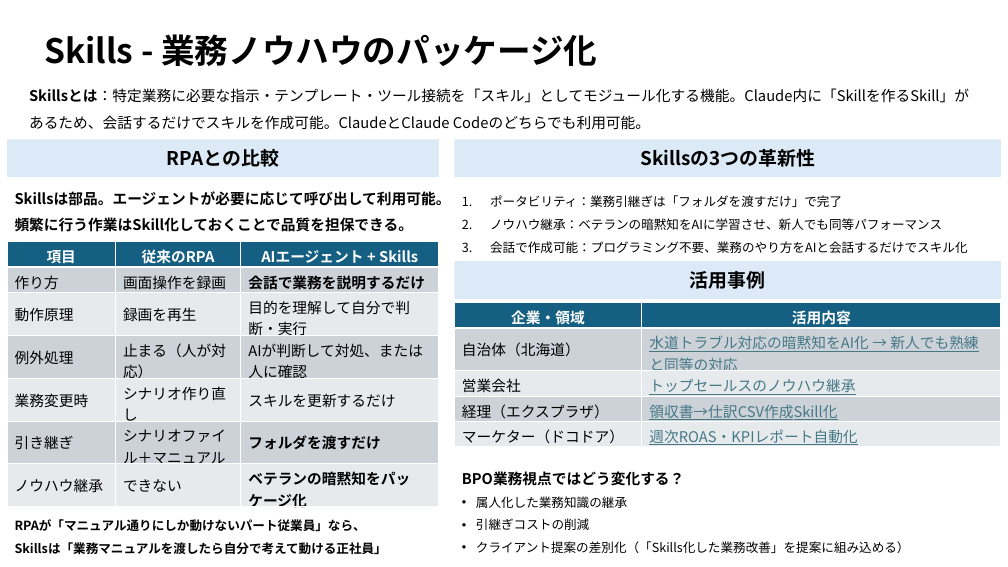
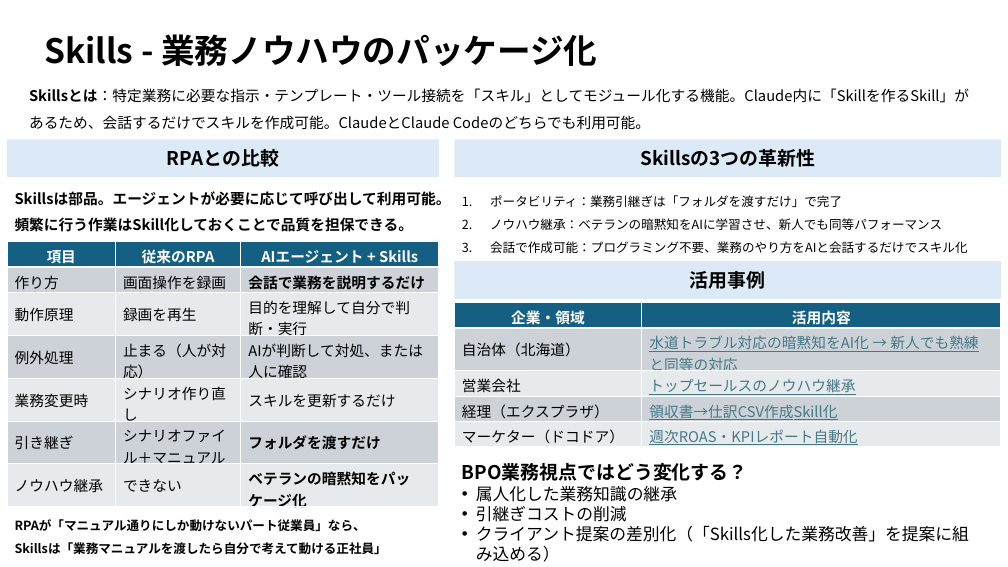
Before and after one commit to haits812/skills, a slide deck: slide 3 of プレゼンテーション1.pptx. Drawn at 1008x567 pixels with LibreOffice and Linux fonts; fonts in the diff are those of the drawing. Boxes give left, top, right and bottom in pixels: in the first picture for what was removed or moved away, otherwise in the second. Text is boxed around its words. In the diff, an @@ line names an element or a change of style, - is before the commit and + after.

```diff
--- a/プレゼンテーション1.pptx
+++ b/プレゼンテーション1.pptx
@@ text "BPO業務視点ではどう変化する？" at (462, 463, 969, 562): size 14 to 18 pt in "BPO業務視点ではどう変化する？"; size 12 to 16 pt in "属人化した業務知識の継承", "引継ぎコストの削減", "クライアント提案の差別化（「Skills化した業務改善」を提案に組み込める）"; line spacing 1.5 to 1 @@
```
Also in this commit, not shown: 2 other slides changed.
